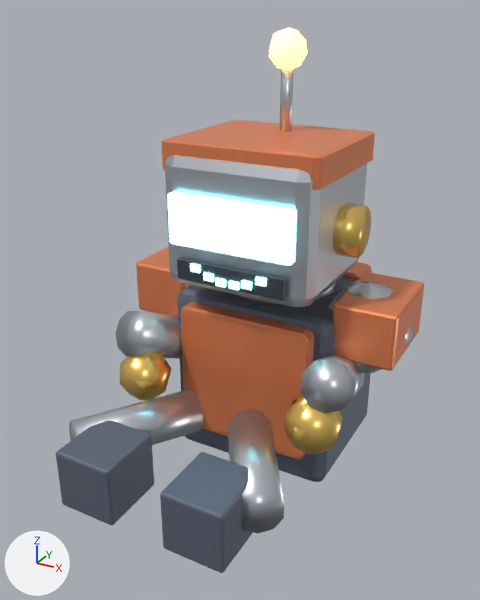
Renders of the glTF model assets/lo/driver_robot.glb from each side of a commit.
Camera for both pictures: a camera (50 mm lens) standing at (0.987, -2.061, 1.425) and looking at (0.014, -0.29, 0.54). The lights are fixed; the arrows at lower left show +X, +Y and +Z. The older version comes first. Where no turn or scale is listed for an object, it has been applied to the vertices. Vertices at exactly the same position are counted once.

The first picture shows 'D_Chest', 'D_Glove', 'D_Glove.001', 'D_Head', 'D_HelmTop', 'D_Lower', 'D_Lower.001', 'D_MouthLED', 'D_Pad.001', 'D_Pupil', 'D_Pupil.001', 'D_Torso', 'D_Upper', 'D_Upper.001', 'D_Visor' and 10 more.
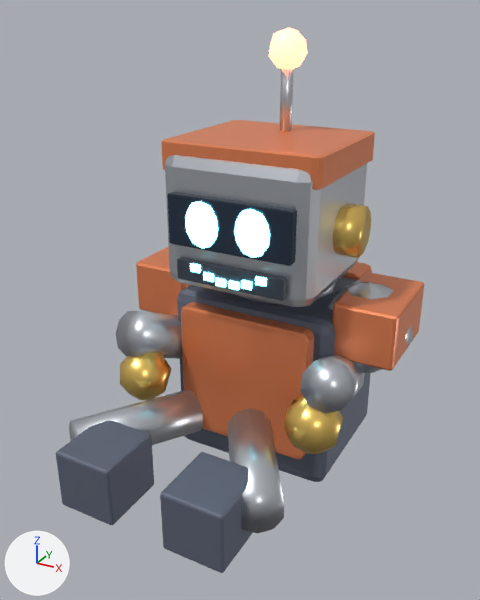
Patch to the scene script:
```diff
--- a/assets/lo/driver_robot.glb.py
+++ b/assets/lo/driver_robot.glb.py
@@ mat_volteye @@
 mat_volteye.roughness = 0.25
-mat_volteye.emission_color = (0.35, 0.95, 1.0)  # cyan #a0f9ff
-mat_volteye.emission_strength = 2.6
+mat_volteye.emission_color = (0.25, 0.9, 1.0)  # cyan #89f3ff
+mat_volteye.emission_strength = 4.0
@@ mat_visorglass @@
+mat_visorglass = principled_material('VisorGlass')
+mat_visorglass.base_color = (0.025, 0.04, 0.07)  # dark blue #2c384b
+mat_visorglass.metallic = 0.35
+mat_visorglass.roughness = 0.12
@@ me_d_pupil @@
 # used by ob_d_pupil; location = (0.0, 0.0, 0.0)
-me_d_pupil.from_pydata(...)  # 26 vertices, 48 faces; spans x -0.1364..-0.0436, y -0.3659..-0.3421, z 0.7383..0.8618
+me_d_pupil.from_pydata(...)  # 26 vertices, 48 faces; spans x -0.1517..-0.0283, y -0.3649..-0.3431, z 0.7227..0.8773
+# me_d_pupil part 1: the whole mesh is rebuilt
 me_d_pupil.materials.append(mat_volteye)
@@ me_d_pupil_001 @@
 # used by ob_d_pupil_001; location = (0.0, 0.0, 0.0)
-me_d_pupil_001.from_pydata(...)  # 26 vertices, 48 faces; spans x 0.0436..0.1364, y -0.3659..-0.3421, z 0.7383..0.8618
+me_d_pupil_001.from_pydata(...)  # 26 vertices, 48 faces; spans x 0.0283..0.1517, y -0.3649..-0.3431, z 0.7227..0.8773
+# me_d_pupil_001 part 2: the whole mesh is rebuilt
 me_d_pupil_001.materials.append(mat_volteye)
@@ me_cube_007 @@
 me_cube_007.from_pydata(...)  # 56 vertices, 108 faces; spans x -0.22..0.22, y -0.05..0.05, z -0.085..0.085
-me_cube_007.materials.append(mat_eye)  # cyan #95f9ff, glowing cyan #95f9ff
+me_cube_007.materials.append(mat_visorglass)  # dark blue #2c384b
```

Where the change shows, as pixel boxes (x1, y1, x2, y2) in the pictures (480 x 600 px):
'D_Visor', recoloured (darker): (167, 192, 297, 266) in both
'D_Pupil.001', reshaped (28% wider, 25% taller): before (238, 214, 266, 253); after (234, 209, 270, 258)
'D_Pupil', reshaped (26% wider, 26% taller): before (188, 206, 214, 244); after (185, 201, 218, 249)
